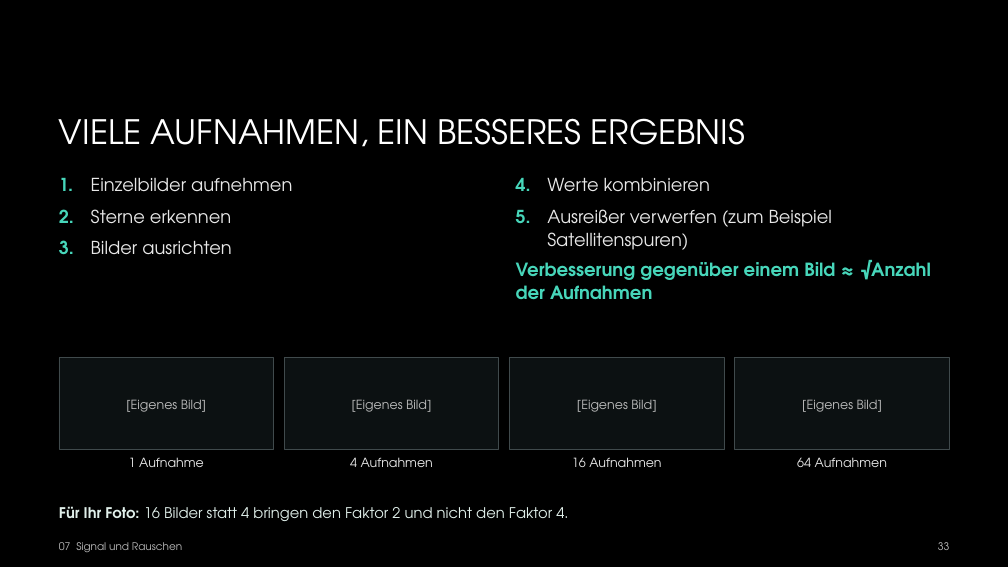
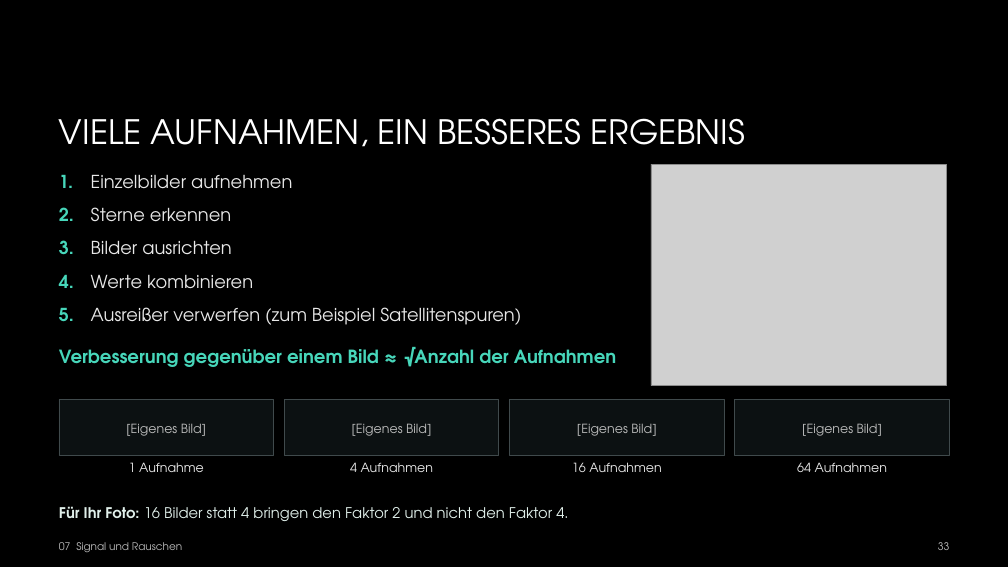
Before and after one commit to hagen-gloetter/Vortrag-Astrofotografie-VHS, a slide deck: slide 33 of Präsenation/Astro-fotografie.pptx. Drawn at 1008x567 pixels with LibreOffice and Linux fonts; fonts in the diff are those of the drawing; grey boxes stand for pictures; background and template pictures are left out. Boxes give left, top, right and bottom in pixels: in the first picture for what was removed or moved away, otherwise in the second. Text is boxed around its words. In the diff, an @@ line names an element or a change of style, - is before the commit and + after.

```diff
--- a/Präsenation/Astro-fotografie.pptx
+++ b/Präsenation/Astro-fotografie.pptx
@@ picture added at (x1=651, y1=164, x2=947, y2=386) @@
@@ text "4." moved from (x1=516, y1=178, x2=531, y2=191) to (x1=59, y1=275, x2=74, y2=288) @@
@@ text "Werte kombinieren" moved from (x1=547, y1=177, x2=710, y2=192) to (x1=91, y1=274, x2=253, y2=289) @@
@@ text "5." moved from (x1=516, y1=210, x2=531, y2=223) to (x1=59, y1=308, x2=74, y2=321) @@
@@ text "Ausreißer verwerfen (zum Beispiel Satellitenspuren)" rewrapped from (x1=547, y1=209, x2=832, y2=250) to (x1=91, y1=307, x2=521, y2=325) @@
@@ text "Verbesserung gegenüber einem Bild ≈ ..." rewrapped from (x1=516, y1=260, x2=931, y2=300) to (x1=59, y1=347, x2=616, y2=367) @@
@@ rectangle resized from (x1=59, y1=358, x2=274, y2=449) to (x1=59, y1=399, x2=274, y2=456) @@
@@ rectangle resized from (x1=284, y1=358, x2=499, y2=449) to (x1=284, y1=399, x2=499, y2=456) @@
@@ rectangle resized from (x1=510, y1=358, x2=724, y2=449) to (x1=510, y1=399, x2=724, y2=456) @@
@@ rectangle resized from (x1=735, y1=358, x2=950, y2=449) to (x1=735, y1=399, x2=950, y2=456) @@
@@ 4 texts moved together from (x1=126, y1=399, x2=882, y2=412) to (x1=126, y1=423, x2=882, y2=436) @@
@@ text "1 Aufnahme" moved from (x1=129, y1=457, x2=204, y2=467) to (x1=129, y1=462, x2=204, y2=472) @@
@@ text "4 Aufnahmen" moved from (x1=350, y1=457, x2=433, y2=467) to (x1=350, y1=462, x2=433, y2=472) @@
@@ text "16 Aufnahmen" moved from (x1=572, y1=457, x2=661, y2=467) to (x1=572, y1=462, x2=661, y2=472) @@
@@ text "64 Aufnahmen" moved from (x1=797, y1=457, x2=887, y2=467) to (x1=797, y1=462, x2=887, y2=472) @@
```
Also in this commit, not shown: 27 other slides changed, 12 other files.
